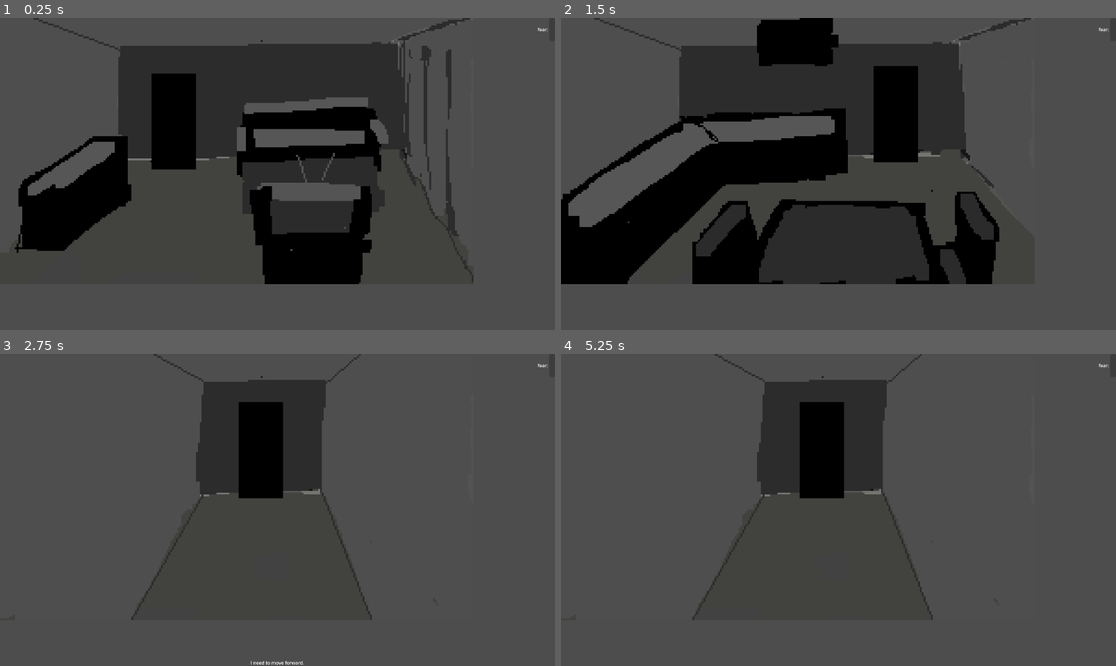
Above: before the commit, frames 1-4 (two rows, left to right).
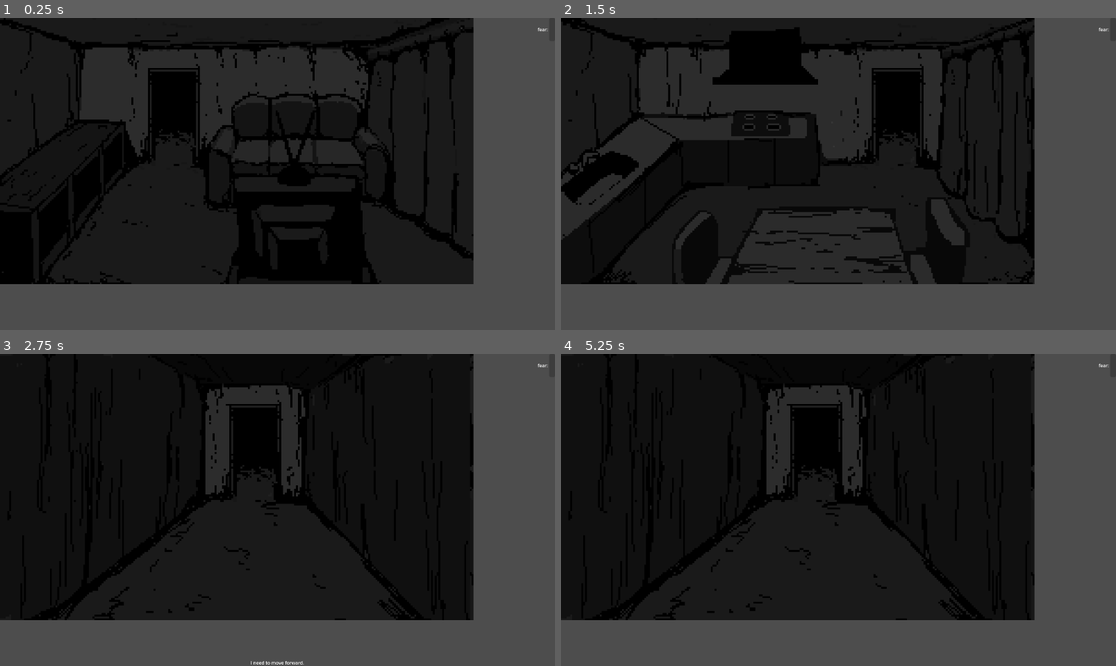
Above: after the commit, the same moments.

Repository: HypotheticalWhale/gamejai-0
Game: Godot game, scene res://Main.tscn
Two runs of this game, one before a commit and one after it. Both use one fixed random seed, a clock stepped at 60 frames per second and the inputs below.
Inputs (mouse positions are in pixels of both pictures, inside the frame that each line leads up to):
- Up to frame 1 (0.25 s): no input
- Up to frame 2 (1.5 s): tap Enter at 0.5 s; move the mouse to (960, 158) at 0.52 s; hold Up (ui_up) 0.53-1.28 s; click (960, 158) at 0.67 s; tap Space at 1.25 s; move the mouse to (727, 189) at 1.27 s
- Up to frame 3 (2.75 s): tap Enter at 2 s; move the mouse to (333, 441) at 2.02 s; hold Up (ui_up) from 2.03 s (still down)
- Up to frame 4 (5.25 s): tap Space at 2.75, 4.25 s; move the mouse to (810, 572) at 2.77 s; click (810, 572) at 2.92 s; tap Enter at 3.5 s; move the mouse to (1005, 556) at 3.52 s; release Up (ui_up) at 3.53 s; move the mouse to (672, 463) at 4.27 s; move the mouse to (866, 510) at 5.02 s; click (866, 510) at 5.17 s

The runs differ from the first frame. In frame 1, 50% of the frame differs, in the area x 0-86%, y 0-86%; in frame 2, 45%; in frame 3, 68%; in frame 4, 68%.

Commit message:
fix: sam changes

Diff:
--- a/Scenes/Livingroom.tscn
+++ b/Scenes/Livingroom.tscn
@@ -1,7 +1,7 @@
 [gd_scene load_steps=3 format=3 uid="uid://vp347x5qxpas"]
 
 [ext_resource type="PackedScene" uid="uid://bb8uui4bjtad0" path="res://Scenes/BaseScreen.tscn" id="1_nttdi"]
-[ext_resource type="Texture2D" uid="uid://bkca46gelv1by" path="res://Assets/Living room.png" id="2_nttdi"]
+[ext_resource type="Texture2D" uid="uid://cjvlk61twjxxr" path="res://Assets/Living.png" id="2_nttdi"]
 
 [node name="Screen" instance=ExtResource("1_nttdi")]
 
Binary file changed: Assets/Bedroom.png
Binary file changed: Assets/Corridor.png
Binary file changed: Assets/Kitchen.png
Binary file added: Assets/Living.png
Not shown, added: Assets/Living.png.import
Binary file changed: Assets/Study.png
